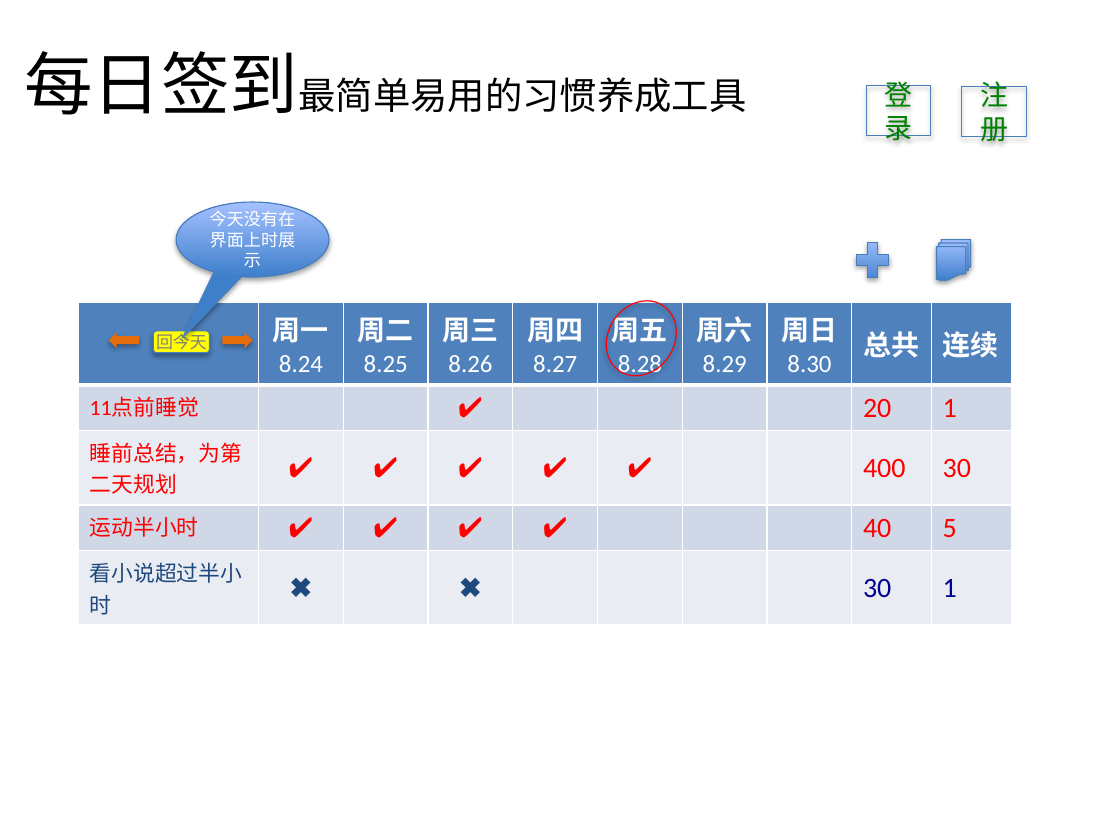
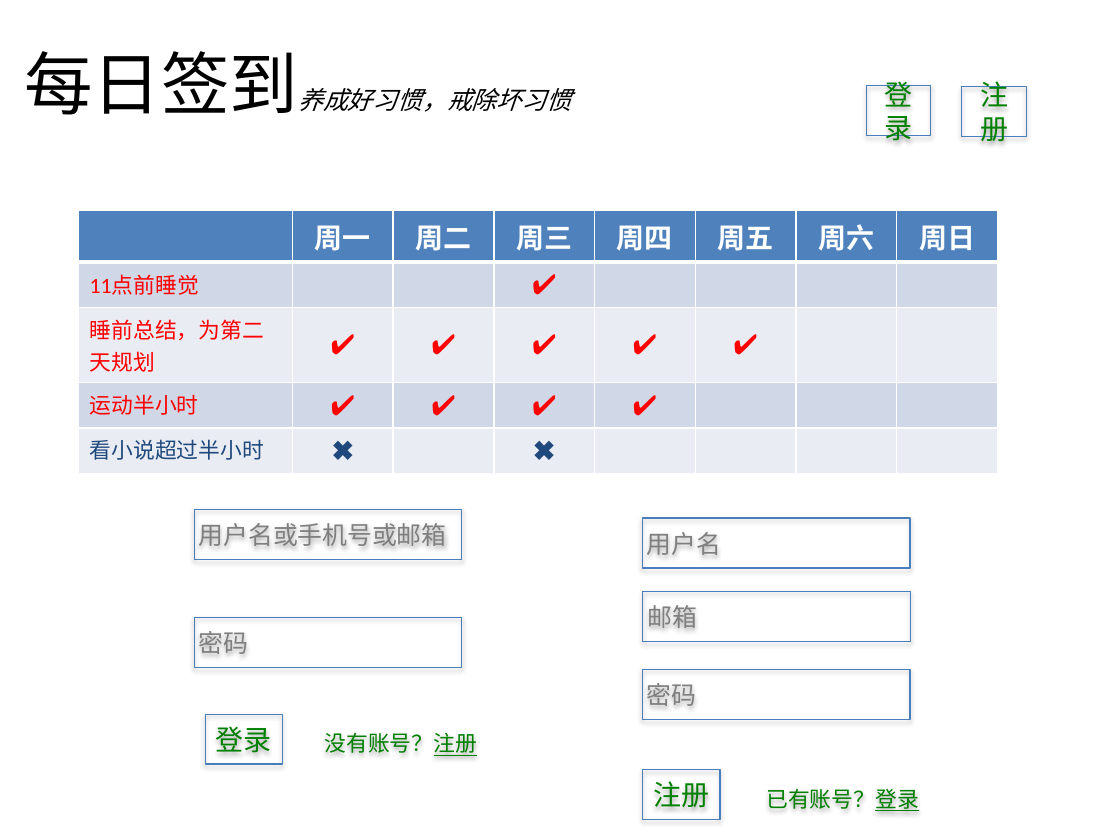
Before and after one commit to zenkj/meiriqiandao, a slide deck: slide 2 of ui/ui.pptx. Drawn at 1120x840 pixels with LibreOffice and Linux fonts; fonts in the diff are those of the drawing. Boxes give left, top, right and bottom in pixels: in the first picture for what was removed or moved away, otherwise in the second. Text is boxed around its words. In the diff, an @@ line names an element or a change of style, - is before the commit and + after.

```diff
--- a/ui/ui.pptx
+++ b/ui/ui.pptx
@@ title at [24,51,571,115]: text changed; size 24 to 16 pt; italic on @@
-每日签到最简单易用的习惯养成工具
+每日签到养成好习惯，戒除坏习惯
@@ speech bubble removed at [176,202,329,277] @@
-今天没有在界面上时展示
@@ table at [78,211,998,464] @@
-column 2: 周一 / 8.24 |  | ✔ | ✔ | ✖
-column 3: 周二 / 8.25 |  | ✔ | ✔ | 
-column 4: 周三 / 8.26 | ✔ | ✔ | ✔ | ✖
-column 5: 周四 / 8.27 |  | ✔ | ✔ | 
-column 6: 周五 / 8.28 |  | ✔ |  | 
-column 7: 周六 / 8.29 |  |  |  | 
-column 8: 周日 / 8.30 |  |  |  | 
-column 9: 总共 | 20 | 400 | 40 | 30
-column 10: 连续 | 1 | 30 | 5 | 1
+column 2: 周一 |  | ✔ | ✔ | ✖
+column 3: 周二 |  | ✔ | ✔ | 
+column 4: 周三 | ✔ | ✔ | ✔ | ✖
+column 5: 周四 |  | ✔ | ✔ | 
+column 6: 周五 |  | ✔ |  | 
+column 7: 周六 |  |  |  | 
+column 8: 周日 |  |  |  | 
@@ table: place and size @@
-table at [78,302,1014,619]
+table at [78,211,998,464]
@@ plus sign removed at [851,236,895,283] @@
@@ flow chart multidocument removed at [936,240,970,281] @@
@@ ellipse removed at [592,287,690,389] @@
@@ right arrow removed at [109,333,139,348] @@
@@ rounded rectangle removed at [153,330,209,353] @@
-回今天
@@ right arrow removed at [223,333,253,348] @@
@@ rectangle added at [194,510,461,560], outline #4B7EBC 0.75 pt, 16 pt, text #7F7F7F @@
+用户名或手机号或邮箱
@@ rectangle added at [643,519,911,569], outline #4B7EBC 0.75 pt, 16 pt, text #7F7F7F @@
+用户名
@@ rectangle added at [643,591,911,642], outline #4B7EBC 0.75 pt, 16 pt, text #7F7F7F @@
+邮箱
@@ rectangle added at [194,617,461,668], outline #4B7EBC 0.75 pt, 16 pt, text #7F7F7F @@
+密码
@@ rectangle added at [643,669,911,719], outline #4B7EBC 0.75 pt, 16 pt, text #7F7F7F @@
+密码
@@ rectangle added at [205,715,282,765], outline #4B7EBC 0.75 pt, 18 pt, text #008000 @@
+登录
@@ text added at [324,733,477,756], 14 pt, text #008000 @@
+没有账号？注册
@@ rectangle added at [643,769,720,820], outline #4B7EBC 0.75 pt, 18 pt, text #008000 @@
+注册
@@ text added at [766,789,919,811], 14 pt, text #008000 @@
+已有账号？登录
```
Also in this commit, not shown: 6 other slides changed.
